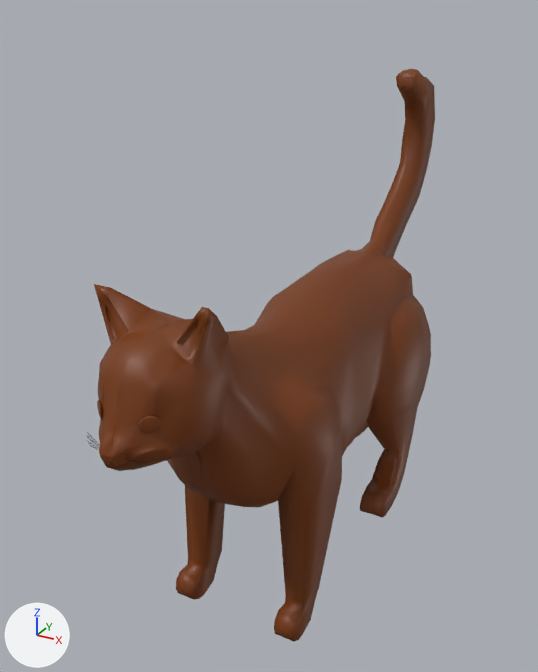
One commit to the FBX model props/Chat_Camille/Chat_Camille_squelette.fbx: the scene before it, then after it.
Before and after are seen from a 50 mm camera at (1.8, -4.08, 3.49) aimed at (-0.24, -0.37, 1.64). Arrows for +X, +Y and +Z are at lower left; the lights stay in place. Where no turn or scale is listed for an object, it has been applied to the vertices.

Objects in the first picture: 'Chat'.
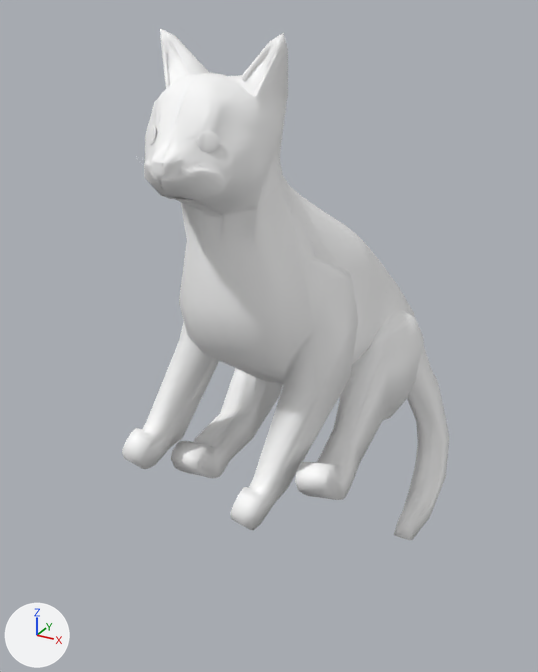
Boxes (x1, y1, x2, y2) around the edits, measured in the pictures (538 x 672 px; the box of a moved part takes in the faces that stretch with it):
'Chat', reshaped (11% shorter)
    before: (87, 69, 435, 642)
    after: (122, 29, 450, 540)
part 1 of me_cube_007, moved or reshaped
    before: (145, 416, 161, 433)
    after: (204, 131, 219, 152)
part 2 of me_cube_007, moved or reshaped
    before: (99, 401, 102, 420)
    after: (152, 125, 156, 145)
part 3 of me_cube_007, moved or reshaped
    before: (97, 400, 100, 416)
    after: (149, 125, 154, 145)
part 4 of me_cube_007, moved or reshaped
    before: (139, 416, 148, 434)
    after: (197, 131, 207, 152)
part 5 of me_cube_007, rebuilt (11% shorter)
    before: (94, 69, 435, 642)
    after: (122, 29, 450, 540)

The edits, one by one:
Material 'skin' (mat_skin) is new.
Its base color is (1.0, 1.0, 1.0) (white #ffffff).
Material 'eye' (mat_eye) is new.
Its base color is (1.0, 1.0, 1.0) (white #ffffff).
me_cube_007 is used by ob_chat; location (-0.03, -0.155, 0.039).
me_cube_007 had 3750 vertices, 3784 faces and spanned x -0.53..0.53, y -2.01..1.88, z 0.11..3.06.
me_cube_007 no longer uses material mat_material_001 (brown #773700).
me_cube_007 no longer uses material mat_material_003 (black #000000).
me_cube_007 now has 3737 vertices, 3776 faces and spans x -0.54..0.66, y -1.61..1.3, z -0.17..3.38.
me_cube_007 part 1: the loose piece of 482 vertices spanning x 0.12..0.19, y -1.89..-1.84, z 1.88..1.96 is multiplied about its middle by the matrix ((0.997, -0.071, 0.013), (0.065, 0.96, 0.273), (-0.032, -0.271, 0.962)), then moved by (0.04, 0.44, 1.06).
me_cube_007 part 2: the loose piece of 482 vertices spanning x -0.13..-0.07, y -1.9..-1.84, z 1.88..1.96 is multiplied about its middle by the matrix ((0.997, -0.071, 0.013), (0.065, 0.96, 0.273), (-0.032, -0.271, 0.962)), then moved by (0.04, 0.42, 1.07).
me_cube_007 part 3: the loose piece of 482 vertices spanning x -0.14..-0.08, y -1.89..-1.84, z 1.88..1.96 is multiplied about its middle by the matrix ((0.997, -0.071, 0.013), (0.065, 0.96, 0.273), (-0.032, -0.271, 0.962)), then moved by (0.04, 0.42, 1.06).
me_cube_007 part 4: the loose piece of 482 vertices spanning x 0.12..0.17, y -1.9..-1.84, z 1.88..1.96 is multiplied about its middle by the matrix ((0.997, -0.071, 0.013), (0.065, 0.96, 0.273), (-0.032, -0.271, 0.962)), then moved by (0.04, 0.43, 1.06).
me_cube_007 part 5: the loose piece of 1754 vertices spanning x -0.53..0.53, y -2.01..1.88, z 0.11..3.06 is rebuilt with 1741 vertices and now spans x -0.54..0.66, y -1.61..1.3, z -0.17..3.38, in mat_skin (white #ffffff).
me_cube_007 now uses material mat_skin (white #ffffff).
me_cube_007 now uses material mat_eye (white #ffffff).
